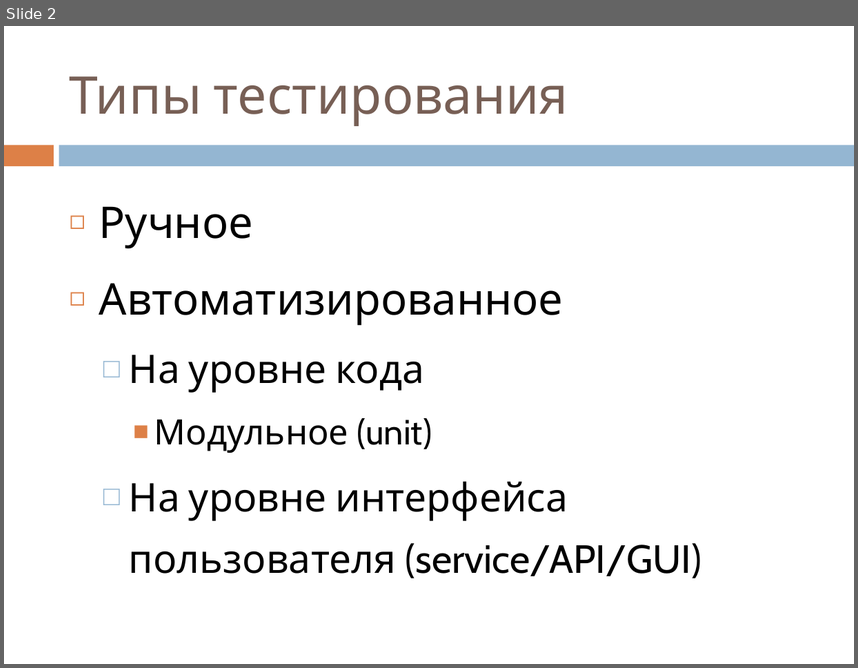
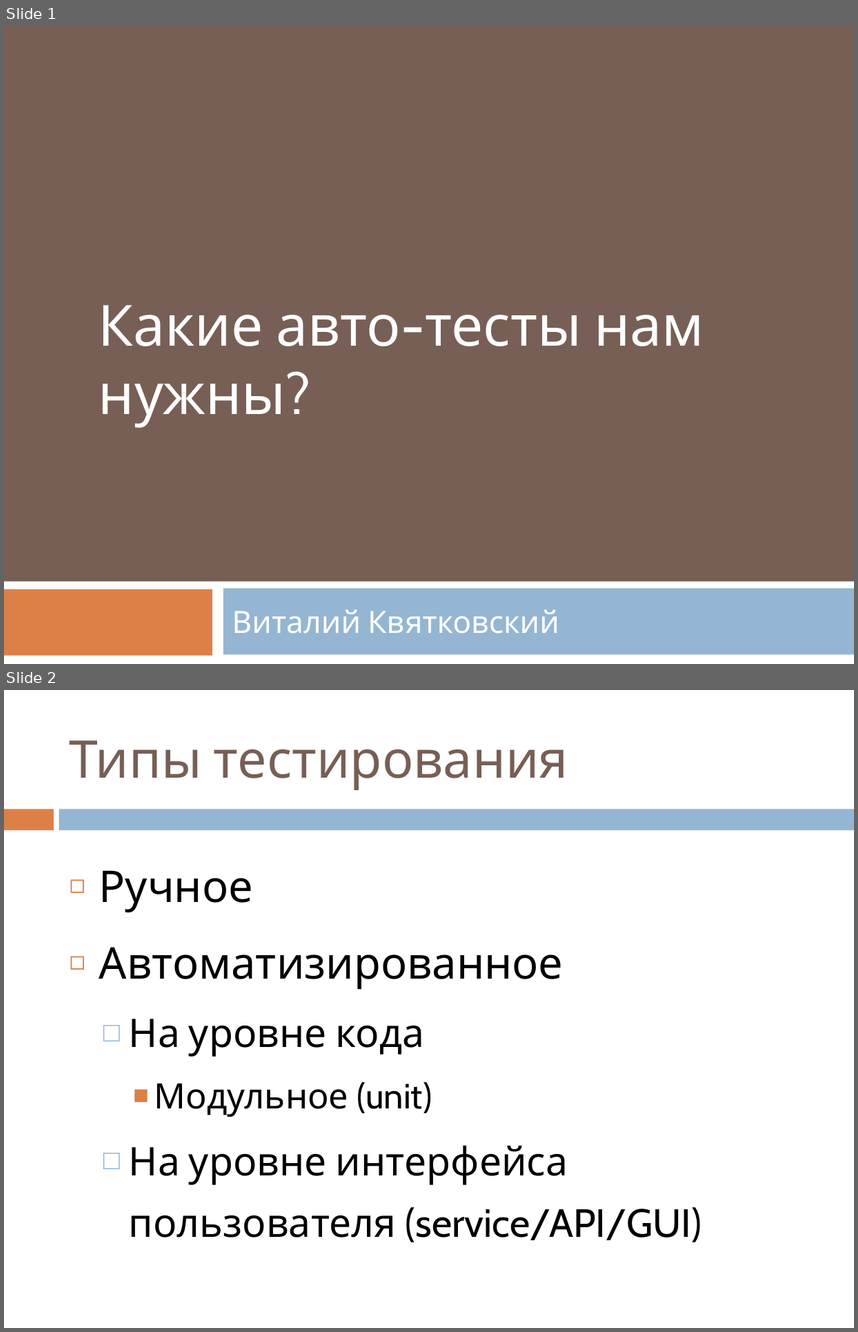
Before and after one commit to vitali-kviatkouski/personal, a slide deck: MiniQ/Testing/Testing.pptx. Shown one above the other, each under a label of ours: slide 2 before the commit, slides 1 and 2 after it. The pictures are 858x668 and 858x1332 pixels, drawn with LibreOffice and Linux fonts; fonts in the diff are those of the drawing. Boxes give left, top, right and bottom in pixels: in the first picture for what was removed or moved away, otherwise in the second. Text is boxed around its words. In the diff, an @@ line names an element or a change of style, - is before the commit and + after.

```diff
--- a/MiniQ/Testing/Testing.pptx
+++ b/MiniQ/Testing/Testing.pptx
@@ slide 1 added at bbox=[4, 26, 854, 664], background #775F55 @@
@@ text added at bbox=[99, 305, 704, 428], 48 pt, text #FFFFFF @@
+Какие авто-тесты нам нужны?
@@ rectangle added at bbox=[4, 581, 854, 664], fill #FFFFFF @@
@@ rectangle added at bbox=[4, 589, 212, 655], fill #DD8047 @@
@@ rectangle added at bbox=[223, 588, 854, 654], fill #94B6D2 @@
@@ subtitle added at bbox=[232, 609, 559, 633], 26 pt, text #FFFFFF @@
+Виталий Квятковский
```
Also in this commit, not shown: 3 slides changed, 1 slide removed.
